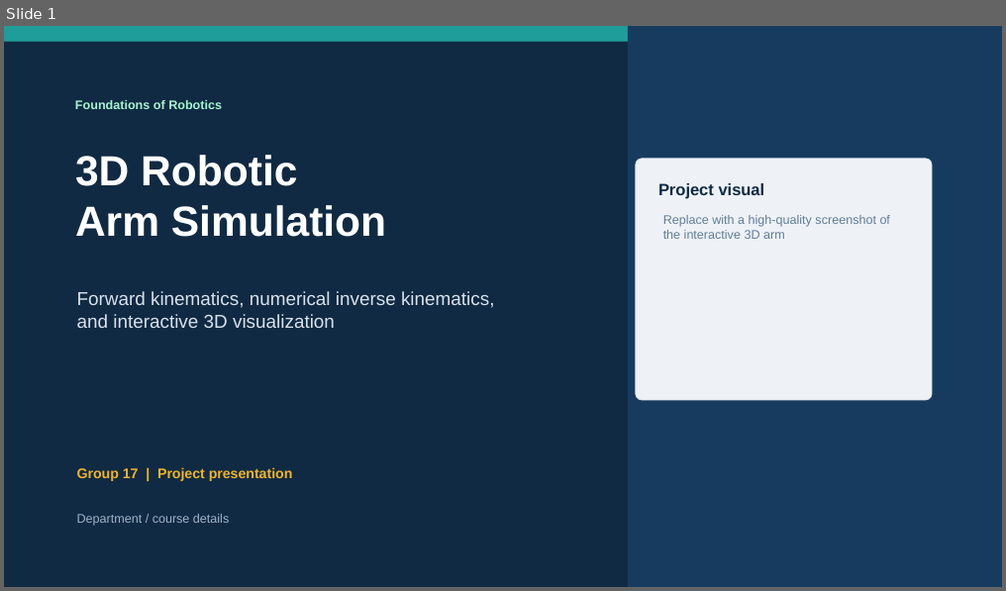
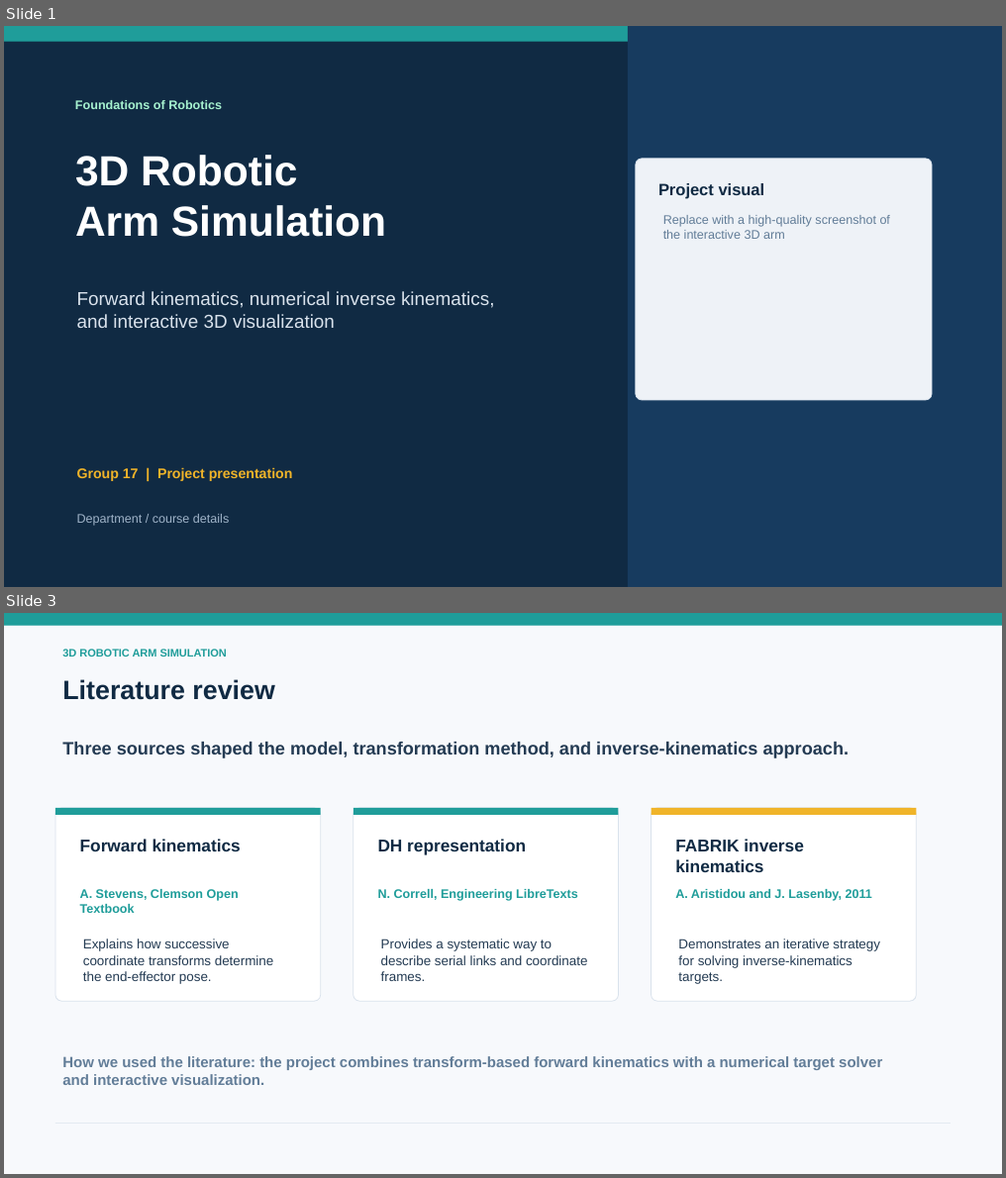
Before and after one commit to shubham01651/Robotic-arm-simulation, a slide deck: presentation/3d_robotic_arm_simulation.pptx. Shown one above the other, each under a label of ours: slide 1 before the commit, slides 1 and 3 after it; the slides between them are not shown. The pictures are 1006x591 and 1006x1178 pixels, drawn with LibreOffice and Linux fonts; fonts in the diff are those of the drawing. Boxes give left, top, right and bottom in pixels: in the first picture for what was removed or moved away, otherwise in the second. Text is boxed around its words. In the diff, an @@ line names an element or a change of style, - is before the commit and + after.

Commit message:
docs: add literature review to presentation

```diff
--- a/presentation/3d_robotic_arm_simulation.pptx
+++ b/presentation/3d_robotic_arm_simulation.pptx
@@ slide 3 added at (4, 613, 1002, 1174), background #F7F9FC @@
@@ rectangle added at (4, 613, 1002, 626), fill #1F9D9A @@
@@ text added at (62, 649, 227, 657), 10.5 pt, text #1F9D9A, bold @@
+3D ROBOTIC ARM SIMULATION
@@ text added at (62, 679, 274, 700), 25.5 pt, text #102A43, bold @@
+Literature review
@@ text added at (62, 742, 849, 759), 17.2 pt, text #243B53, bold @@
+Three sources shaped the model, transformation method, and inverse-kinematics approach.
@@ rounded rectangle added at (55, 808, 321, 1001), fill #FFFFFF, outline #D9E2EC 0.75 pt @@
@@ rectangle added at (55, 808, 321, 814), fill #1F9D9A @@
@@ rounded rectangle added at (353, 808, 619, 1001), fill #FFFFFF, outline #D9E2EC 0.75 pt @@
@@ rectangle added at (353, 808, 619, 814), fill #1F9D9A @@
@@ rounded rectangle added at (651, 808, 917, 1001), fill #FFFFFF, outline #D9E2EC 0.75 pt @@
@@ rectangle added at (651, 808, 917, 814), fill #F0B429 @@
@@ text added at (80, 839, 241, 852), 16.5 pt, text #102A43, bold @@
+Forward kinematics
@@ text added at (378, 839, 526, 856), 16.5 pt, text #102A43, bold @@
+DH representation
@@ text added at (675, 839, 803, 872), 16.5 pt, text #102A43, bold @@
+FABRIK inverse kinematics
@@ text added at (80, 889, 239, 913), 12 pt, text #1F9D9A, bold @@
+A. Stevens, Clemson Open Textbook
@@ text added at (378, 889, 578, 901), 12 pt, text #1F9D9A, bold @@
+N. Correll, Engineering LibreTexts
@@ text added at (675, 889, 872, 901), 12 pt, text #1F9D9A, bold @@
+A. Aristidou and J. Lasenby, 2011
@@ text added at (83, 939, 273, 984), 12.8 pt, text #243B53 @@
+Explains how successive coordinate transforms determine the end-effector pose.
@@ text added at (381, 939, 587, 981), 12.8 pt, text #243B53 @@
+Provides a systematic way to describe serial links and coordinate frames.
@@ text added at (678, 939, 880, 984), 12.8 pt, text #243B53 @@
+Demonstrates an iterative strategy for solving inverse-kinematics targets.
@@ text added at (62, 1057, 882, 1085), 14.2 pt, text #627D98, bold @@
+How we used the literature: the project combines transform-based forward kinematics with a numerical target solver and interactive visualization.
@@ rectangle added at (55, 1123, 951, 1124), fill #D9E2EC @@
```
Also in this commit, not shown: 9 slides changed.
